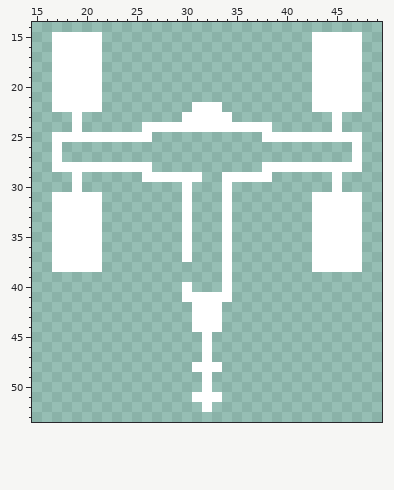
Pixel-art sprite, stored at sprites/spr_space_station/layers/0be2d7b5-cb7a-4e42-9be7-dc1dd7990bc6/72d8e44e-f123-4902-8596-c214f20b6b99.png. That is the earlier state.
The file is 64x64 pixels. Shown: x 15..49, y 14..53. The old version is drawn lined up with the new one.
After the commit:
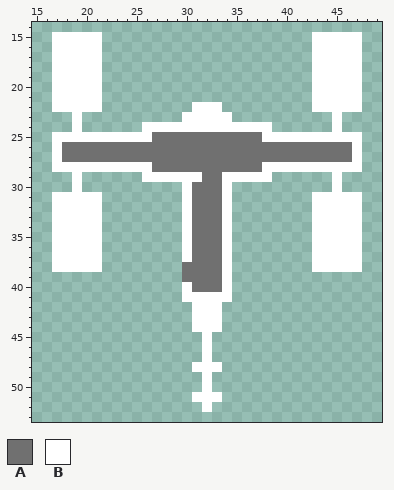
Palette (. is transparent): A #707070  B #ffffff
The edit:
whole drawing moved by -5,-3 (the old picture is shown already moved)
There is now colour A in row 25 at x 27 to 37; in rows 26 to 27 at x 18 to 46; in row 28 at x 27 to 37; in row 29 at x 32 to 33; in rows 30 to 37 at x 31 to 33; in rows 38 to 39 at x 30 to 33.
There is now colour A in row 40 at x 31 to 33.
Boxes around the changes in both pictures, in picture pixels (x1, y1, x2, y2):
added: (62, 132, 352, 292)
